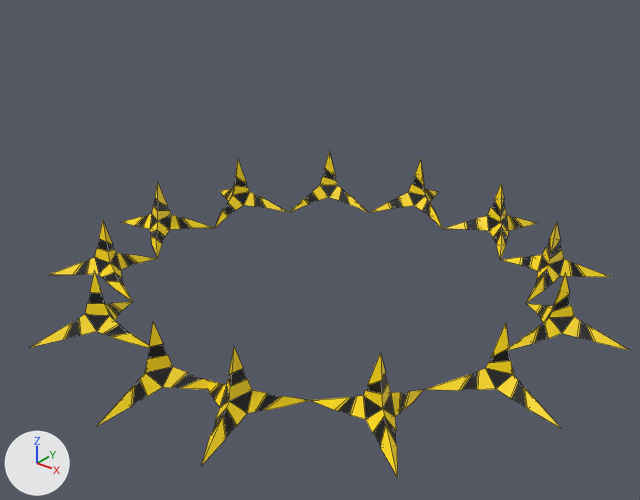
One commit to the Blender file Assets/Models/MapObject/Caltrop.blend: the scene before it, then after it.
Camera for both pictures: a 50 mm lens placed at (1.499, -1.918, 0.307), pointed at (0.038, -0.092, -0.825). The axes (+X, +Y, +Z) are drawn at lower left. The lights are the same throughout. Mesh edges are drawn as thin lines.

In view in the first picture: 'Caltrop'.
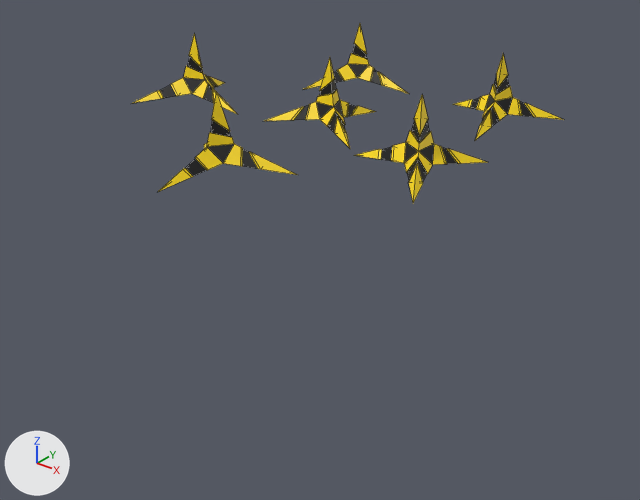
Commit message: まきびしのモデルと位置を調整しました。

ob_caltropcurve is not drawn itself; it is used by a modifier of ob_caltrop.

What changed in the scene script:
```text
Change me_caltrop:
    where me_caltrop.from_pydata(...)  # 62 vertices, 64 faces; spans x -0.173..0.173, y -0.1..0.2, z -0.1..0.1
    me_caltrop part 1: the whole mesh is turned 57.2 degrees about the z axis through its middle, then moved by (-0.042, -0.466, -0.38)
Change ob_caltrop:
    ob_caltrop.location: (0.0, 0.0, -0.9) -> (0.0, 0.0, 0.0)
    where _m = ob_caltrop.modifiers.new('配列', 'ARRAY')
    remove _m.curve = ob_caltropcurve
    where _m = ob_caltrop.modifiers.new('カーブ', 'CURVE')
    remove _m.object = ob_caltropcurve
Remove ob_caltropcurve:
    ob_caltropcurve = bpy.data.objects.new('CaltropCurve', cu_caltropcurve)
Add ob_caltrop_005:
    ob_caltrop_005 = bpy.data.objects.new('Caltrop.005', me_caltrop_005)  # 62 vertices, 64 faces; spans x -0.183..0.162, y -0.117..0.199, z -0.48..-0.28; in mat_caltrop_color1_005 (yellow #ffdc00), mat_caltrop_color2_005 (black #000000); modifiers ARRAY, CURVE
    ob_caltrop_005.location = (0.0, 0.0, 0.0)
Add ob_caltrop_004:
    ob_caltrop_004 = bpy.data.objects.new('Caltrop.004', me_caltrop_004)  # 62 vertices, 64 faces; spans x -0.307..-0.006, y 0.245..0.592, z -0.48..-0.28; in mat_caltrop_color1_004 (yellow #ffdc00), mat_caltrop_color2_004 (black #000000); modifiers ARRAY, CURVE
    ob_caltrop_004.location = (0.0, 0.0, 0.0)
Add ob_caltrop_003:
    ob_caltrop_003 = bpy.data.objects.new('Caltrop.003', me_caltrop_003)  # 62 vertices, 64 faces; spans x 0.198..0.499, y -0.326..0.021, z -0.48..-0.28; in mat_caltrop_color1_003 (yellow #ffdc00), mat_caltrop_color2_003 (black #000000); modifiers ARRAY, CURVE
    ob_caltrop_003.location = (0.0, 0.0, 0.0)
Add ob_caltrop_002:
    ob_caltrop_002 = bpy.data.objects.new('Caltrop.002', me_caltrop_002)  # 62 vertices, 64 faces; spans x -0.54..-0.215, y -0.268..0.073, z -0.451..-0.251; in mat_caltrop_color1_002 (yellow #ffdc00), mat_caltrop_color2_002 (black #000000); modifiers ARRAY, CURVE
    ob_caltrop_002.location = (0.0, 0.0, 0.0)
Add ob_caltrop_001:
    ob_caltrop_001 = bpy.data.objects.new('Caltrop.001', me_caltrop_001)  # 62 vertices, 64 faces; spans x 0.15..0.49, y 0.163..0.491, z -0.485..-0.285; in mat_caltrop_color1_001 (yellow #ffdc00), mat_caltrop_color2_001 (black #000000); modifiers ARRAY, CURVE
    ob_caltrop_001.location = (0.0, 0.0, 0.0)
```

Location of each change, [x1, y1, x2, y2] in pixels of the pictures (640 x 500 px):
'Caltrop', reshaped, mesh turned, moved, modifiers changed
    before: [29, 152, 629, 477]
    after: [158, 92, 297, 192]
'Caltrop.003', added (yellow)
    after: [356, 95, 487, 202]
    faces in mat_caltrop_color1_003 (yellow #ffdc00): [356, 95, 487, 202]
    faces in mat_caltrop_color2_003 (black #000000): [381, 120, 458, 181]
'Caltrop.005', added (yellow)
    after: [264, 58, 376, 148]
    faces in mat_caltrop_color1_005 (yellow #ffdc00): [264, 58, 376, 148]
    faces in mat_caltrop_color2_005 (black #000000): [294, 80, 356, 132]
'Caltrop.001', added (yellow)
    after: [454, 54, 564, 140]
    faces in mat_caltrop_color1_001 (yellow #ffdc00): [454, 54, 564, 140]
    faces in mat_caltrop_color2_001 (black #000000): [470, 77, 533, 126]
'Caltrop.002', added
    after: [133, 34, 237, 114]
    faces in mat_caltrop_color1_002 (yellow #ffdc00): [133, 34, 237, 114]
    faces in mat_caltrop_color2_002 (black #000000): [160, 56, 217, 103]
'Caltrop.004', added
    after: [304, 24, 409, 94]
    faces in mat_caltrop_color1_004 (yellow #ffdc00): [304, 24, 409, 94]
    faces in mat_caltrop_color2_004 (black #000000): [334, 44, 381, 85]
